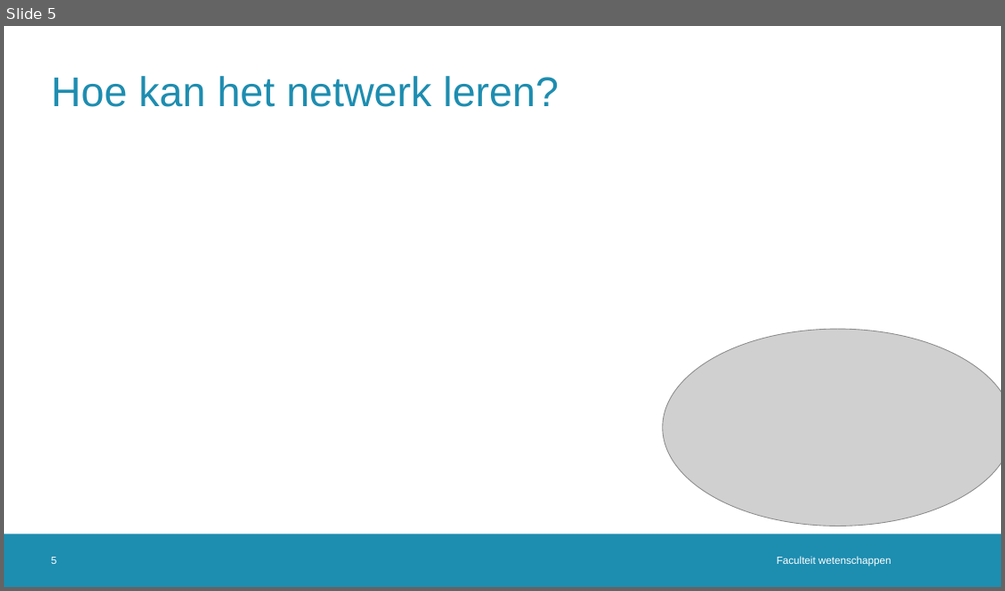
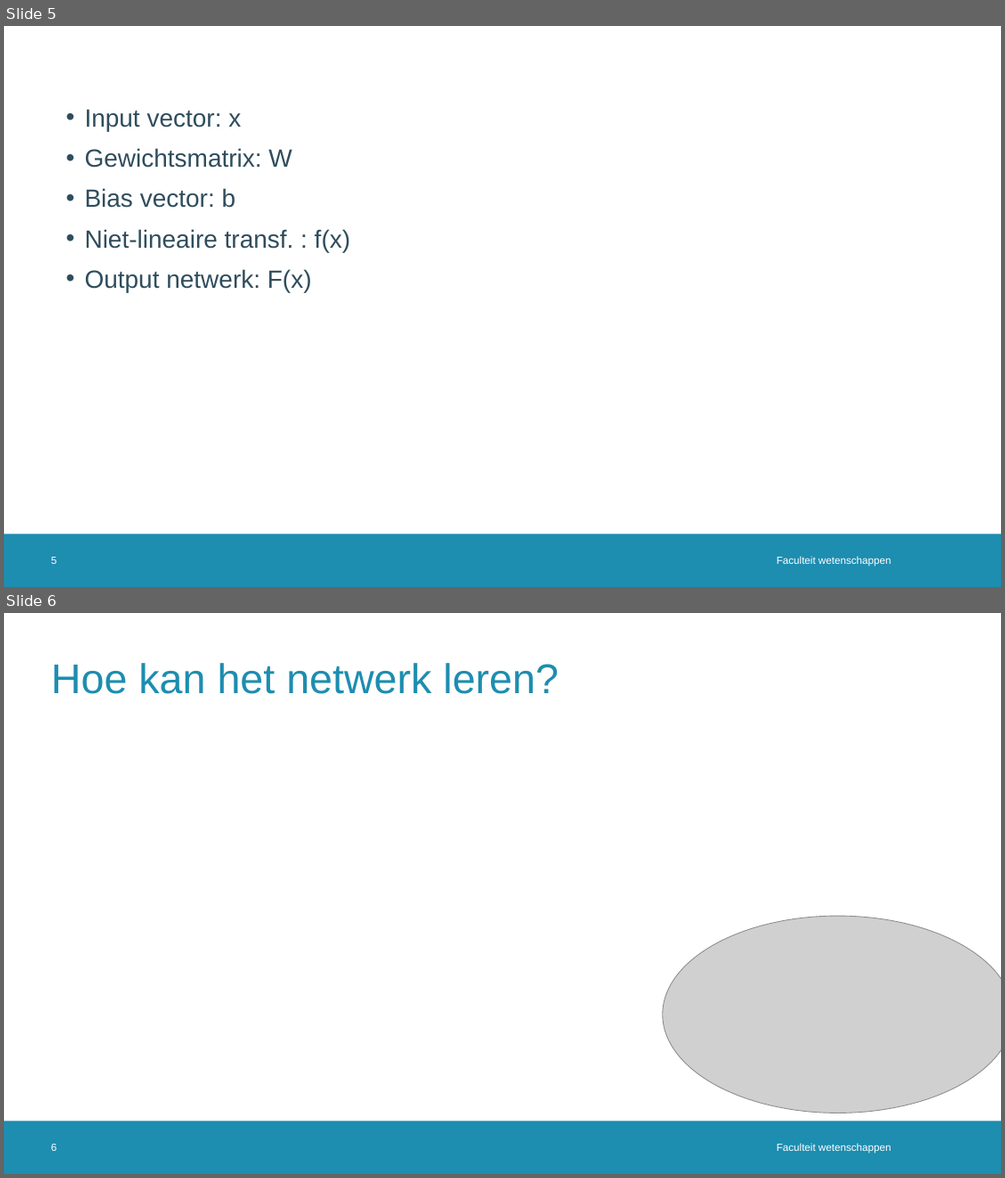
Before and after one commit to JoppeDJ/BachelorProef, a slide deck: Literatuurstudie/Literatuurstudie_ppt_new.pptx. Shown one above the other, each under a label of ours: slide 5 before the commit, slides 5 and 6 after it. The pictures are 1005x591 and 1005x1178 pixels, drawn with LibreOffice and Linux fonts; fonts in the diff are those of the drawing; grey boxes stand for pictures; background and template pictures are left out. Boxes give left, top, right and bottom in pixels: in the first picture for what was removed or moved away, otherwise in the second. Text is boxed around its words. In the diff, an @@ line names an element or a change of style, - is before the commit and + after.

Commit message:
animatie opgedeeld in 2 voor pdf formaat.

```diff
--- a/Literatuurstudie/Literatuurstudie_ppt_new.pptx
+++ b/Literatuurstudie/Literatuurstudie_ppt_new.pptx
@@ slide 5 added at [4,26,1001,587], background picture (left out); not listed: 1 template element that a slide beside it also shows @@
@@ text added at [85,109,350,292], 24 pt, text #2F4D5D @@
+• Input vector: x
+• Gewichtsmatrix: W
+• Bias vector: b
+• Niet-lineaire transf. : f(x)
+• Output netwerk: F(x)
@@ page number added at [51,556,57,564], 10 pt, text #FFFFFF @@
+5
@@ text added at [777,556,890,566], 10 pt, text #FFFFFF @@
+Faculteit wetenschappen
@@ what was slide 5 is now slide 6 @@
```
